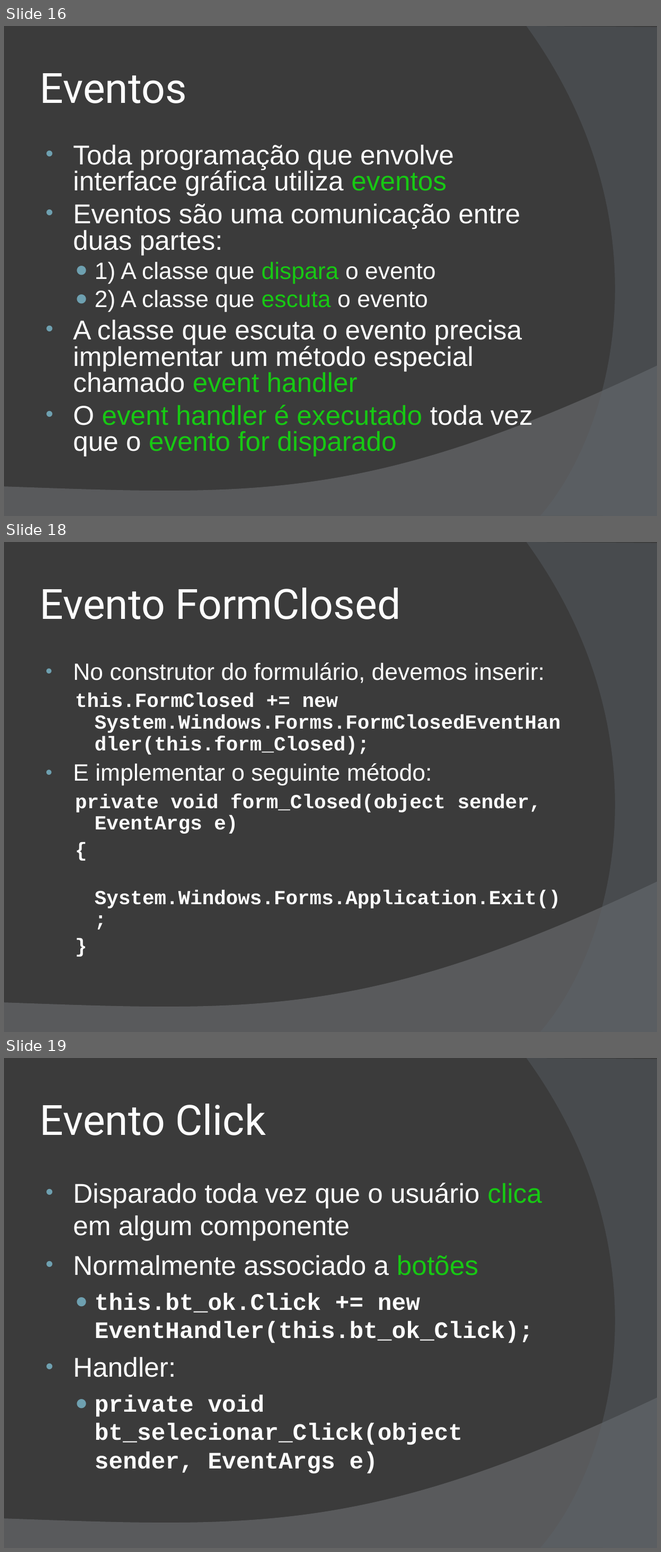
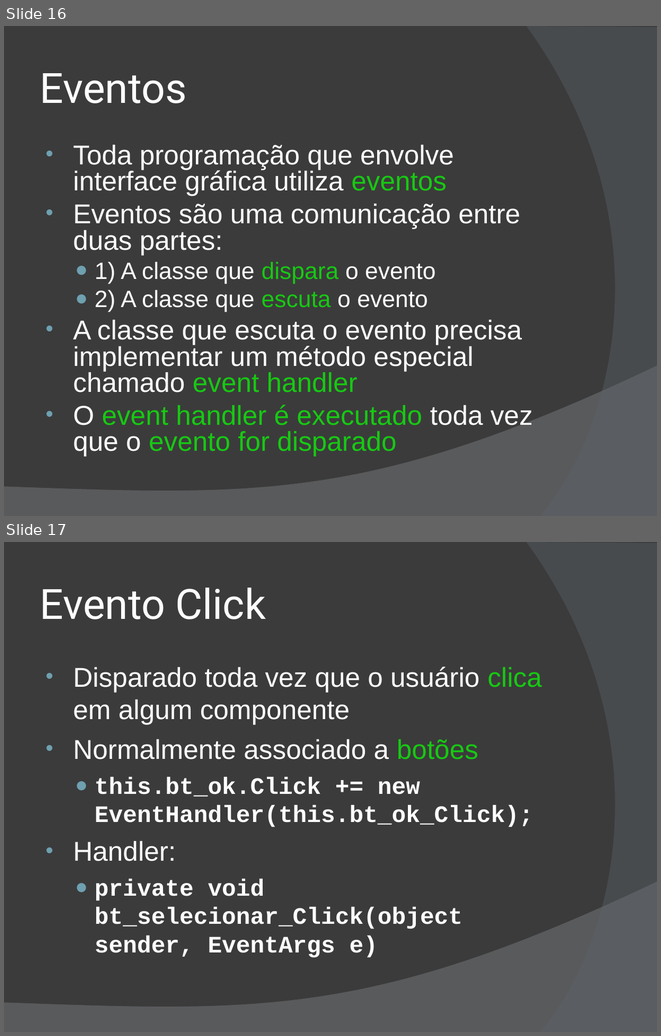
Before and after one commit to wind39/wind39.github.io, a slide deck: curso/modulo2capitulo5-off.ppt. Shown one above the other, each under a label of ours: slides 16, 18 and 19 before the commit, slides 16 and 17 after it; the slides between them are not shown. The pictures are 661x1552 and 661x1036 pixels, drawn with LibreOffice and Linux fonts; fonts in the diff are those of the drawing. Boxes give left, top, right and bottom in pixels: in the first picture for what was removed or moved away, otherwise in the second. Text is boxed around its words. In the diff, an @@ line names an element or a change of style, - is before the commit and + after.

```diff
--- a/curso/modulo2capitulo5-off.ppt
+++ b/curso/modulo2capitulo5-off.ppt
@@ slide 18 removed at bbox=[4, 542, 657, 1032], background #3B3B3B; not listed: 2 template elements that a slide beside it also shows @@
@@ title removed at bbox=[40, 588, 401, 619] @@
-Evento FormClosed
@@ text removed at bbox=[73, 662, 560, 908] @@
-• No construtor do formulário, devemos inserir:
-  this.FormClosed += new System.Windows.Forms.FormClosedEventHandler(this.form_Closed);
-• E implementar o seguinte método:
-  private void form_Closed(object sender, EventArgs e)
-  {
-  System.Windows.Forms.Application.Exit();
-  }
@@ what was slide 19 is now slide 17 @@
```
Also in this commit, not shown: 3 slides changed, 2 other slides removed, 11 other files.
